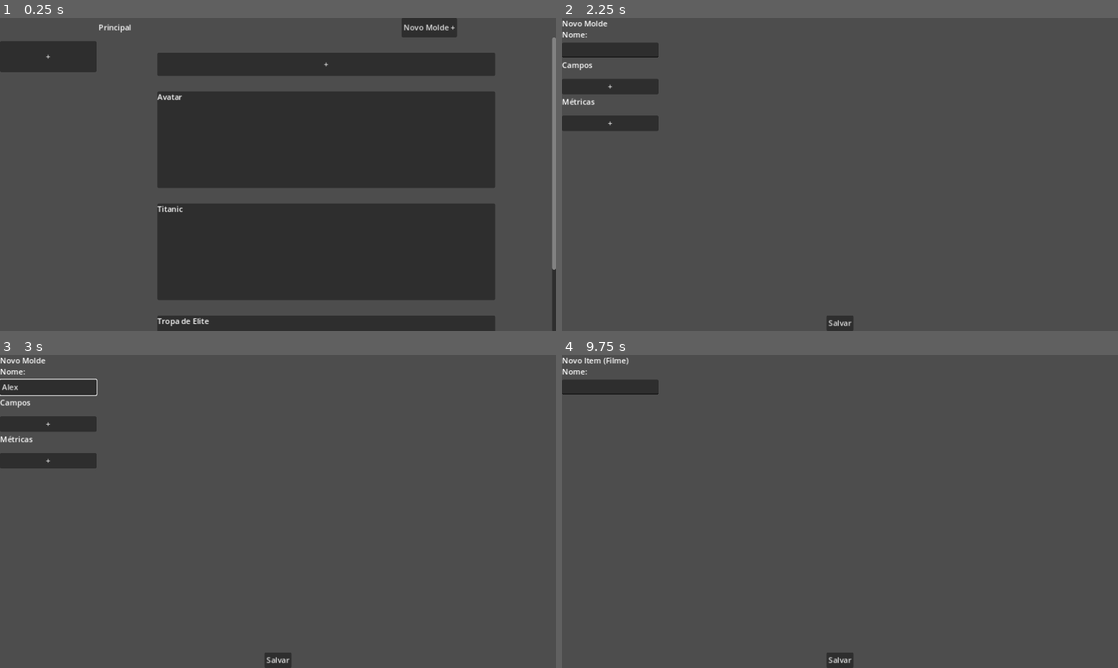
Above: before the commit, frames 1-4 (two rows, left to right).
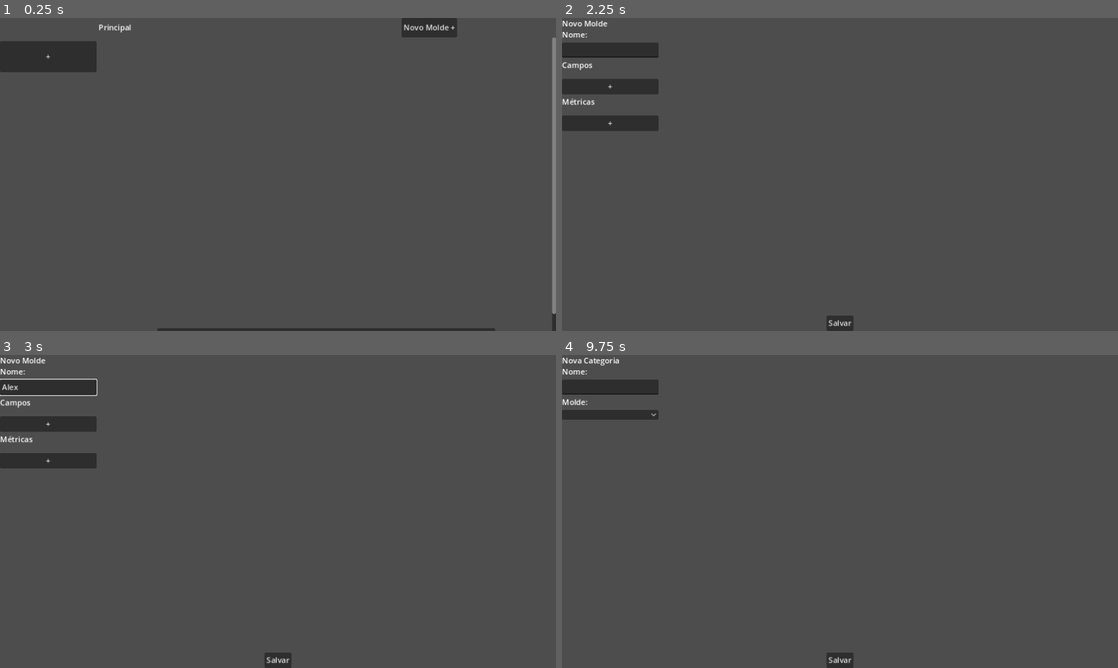
Above: after the commit, the same moments.

Repository: ramon-rodrigues3/AVLAR
Game: Godot game, scene res://main.tscn
Same seed, same stepped clock (60 frames per second), same inputs: the game is played once before the commit and once after it.
Inputs (mouse positions are in pixels of both pictures, inside the frame that each line leads up to):
- Up to frame 1 (0.25 s): no input
- Up to frame 2 (2.25 s): click "+" at 0.5 s; click "Salvar" at 1.25 s; click "Novo Molde +" at 2 s
- Up to frame 3 (3 s): click (50, 386) at 2.77 s; type "Alex" at 2.85 s
- Up to frame 4 (9.75 s): click "Salvar" at 3.5 s; click "+" at 4.25 s; click (612, 386) at 5.02 s; type "Alex" at 5.1 s; click "Salvar" at 5.75 s; click (890, 477) at 6.5 s, where only the run before the commit has a clickable "Avatar"; click (890, 589) at 7.25 s, where only the run before the commit has a clickable "Titanic"; click "+" at 8 s; click "Salvar" at 8.75 s; click "+" at 9.5 s

The runs differ from the first frame. In frame 1, 44% of the frame differs, in the area x 28-100%, y 11-100%; in frame 2, nothing differs; in frame 3, nothing differs; in frame 4, 0.7%.
Error after the commit: Attempt to call function 'dir_exists' in base 'null instance' on a null instance. (res://classes/data_api.gd:19)

Commit message:
alterações sem resultado no data_api

Diff:
--- a/classes/data_api.gd
+++ b/classes/data_api.gd
@@ -6,10 +6,18 @@
 
 var config_file = ConfigFile.new()
 var category_cf = ConfigFile.new()
+var item_cf = ConfigFile.new()
 
 func _init():
 	config_file.load(caminho)
 	category_cf.load(category_path)
+	criar_diretorios()
+
+func criar_diretorios():
+	var dir = DirAccess.open("res://armazenamento_teste")
+
+	if not dir.dir_exists("res://armazenamento_teste/itens"):
+		dir.make_dir("res://armazenamento_teste/itens")
 
 func save_new_model(new_model: Dictionary) -> void:
 	config_file.set_value("Models", new_model["name"], new_model)
@@ -30,3 +38,24 @@
 		category_names.append(category_cf.get_value("Category", category)["name"])
 
 	return category_names
+
+func get_item_list(category: String):
+	item_cf.load("res://armazenamento_teste/itens/%s" % category)
+	var itens = []
+
+	for section in item_cf.get_sections():
+		var item = {}
+		for key in item_cf.get_section_keys(section):
+			item[key] = item_cf.get_value(section, key)
+		itens.append(item)
+
+	return itens
+
+func save_new_item(new_item, category):
+	pass
+
+func get_model_fields_from_category(category: String):
+	var model_name = category_cf.get_value("Category", category)["model"]
+	var model = config_file.get_value("Models", model_name)
+
+	return model["fields"]
--- a/classes/molde.gd
+++ b/classes/molde.gd
@@ -8,7 +8,7 @@
 
 # Ainda não decidi se os parâmetros devem se chamar categoria ou molde
 func get_fields(categoria: String) -> Dictionary:
-	if categoria == "Filme":
+	if categoria == "Filmes":
 		return {
 			"Diretor": "String",
 			"Duração": "int",
@@ -18,7 +18,7 @@
 	return {}
 
 func get_metrics(molde: String) -> Array:
-	if molde == "Filme":
+	if molde == "Filmes":
 		return ["Direção", "Roteiro", "Atuação"]
 
 	return []
--- a/project.godot
+++ b/project.godot
@@ -18,6 +18,7 @@
 [autoload]
 
 Global="*res://scripts/global.gd"
+DataApi="*res://classes/data_api.gd"
 
 [display]
 
--- a/scripts/novo_item.gd
+++ b/scripts/novo_item.gd
@@ -1,11 +1,10 @@
 extends Control
 
-var moldeAPI = Molde.new()
 @onready var vbox = $ScrollContainer/VBoxContainer
 
 func _ready():
-
-	for campo in moldeAPI.get_fields(Global.categoria):
+	print(DataApi.get_item_list(Global.categoria))
+	for campo in DataApi.get_item_list(Global.categoria):
 		var vbox_2 = VBoxContainer.new()
 		var label = Label.new()
 		label.text = campo
@@ -15,7 +14,7 @@
 		vbox_2.add_child(line_edit)
 		vbox.add_child(vbox_2)
 
-	for metrica in moldeAPI.get_metrics(Global.categoria):
+	for metrica in []: #DataApi.get_metrics(Global.categoria):
 		var vbox_2 = VBoxContainer.new()
 		var label = Label.new()
 		label.text = metrica
--- a/scripts/section.gd
+++ b/scripts/section.gd
@@ -1,6 +1,6 @@
 extends ScrollContainer
 
-var itemAPI = Item.new()
+var data_api = DataAPI.new()
 @onready var vbox = $VBoxContainer
 
 func _ready():
@@ -11,7 +11,7 @@
 	for item in get_tree().get_nodes_in_group("item"):
 		item.queue_free()
 
-	for item in itemAPI.get_item_list(Global.categoria):
+	for item in data_api.get_item_list(Global.categoria):
 		var button = Button.new()
 		button.custom_minimum_size = Vector2(700, 200)
 		button.size_flags_horizontal = Control.SIZE_SHRINK_CENTER
